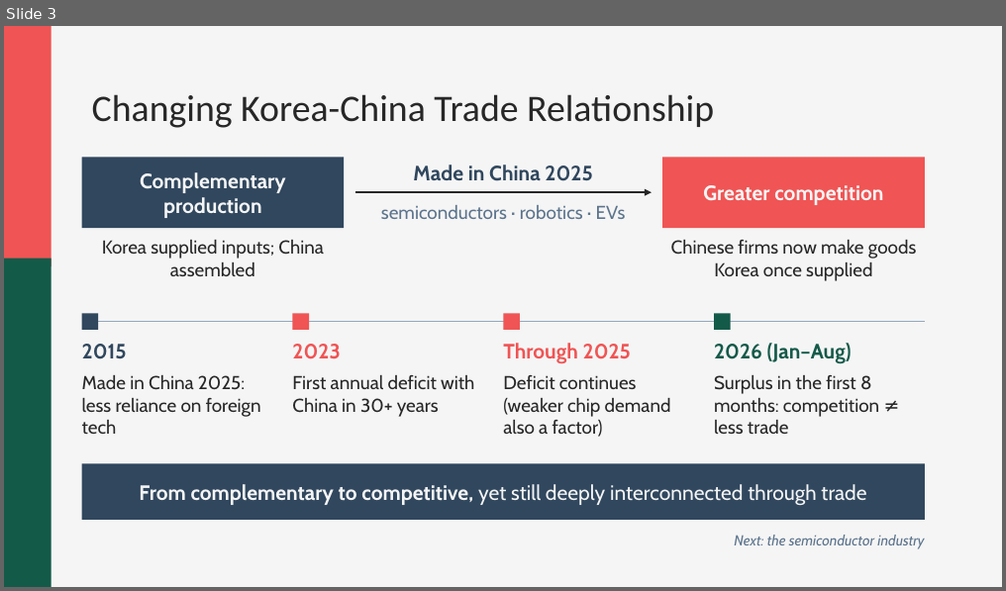
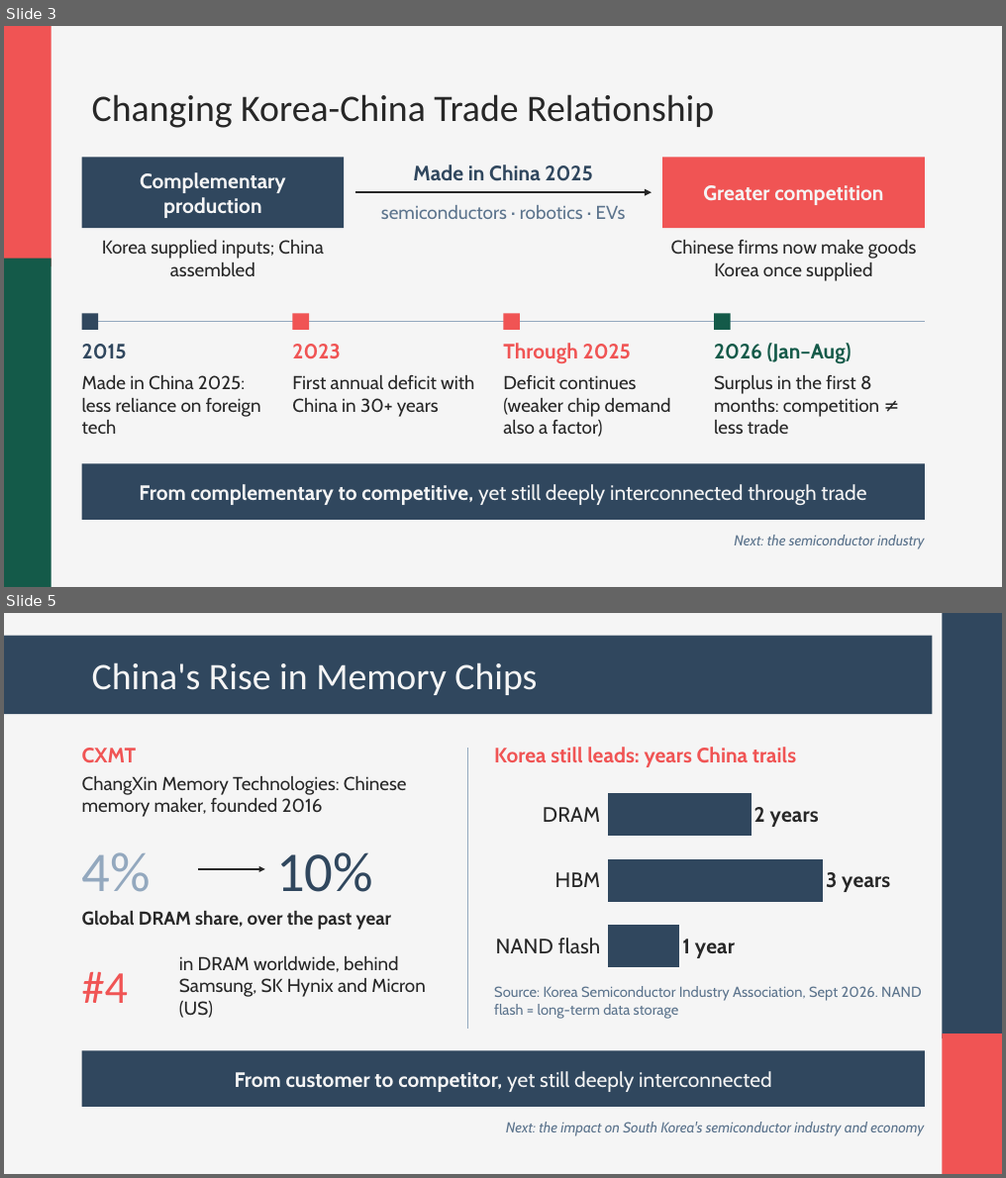
Before and after one commit to andyandrewc21-cyber/owner-repo, a slide deck: korea-china-trade.pptx. Shown one above the other, each under a label of ours: slide 3 before the commit, slides 3 and 5 after it; the slides between them are not shown. The pictures are 1006x591 and 1006x1178 pixels, drawn with LibreOffice and Linux fonts; fonts in the diff are those of the drawing. Boxes give left, top, right and bottom in pixels: in the first picture for what was removed or moved away, otherwise in the second. Text is boxed around its words. In the diff, an @@ line names an element or a change of style, - is before the commit and + after.

```diff
--- a/korea-china-trade.pptx
+++ b/korea-china-trade.pptx
@@ slide 5 added at box(4, 613, 1002, 1174), background #F5F5F5 @@
@@ rectangle added at box(4, 636, 933, 714), fill #30475E @@
@@ rectangle added at box(943, 613, 1002, 1039), fill #30475E @@
@@ title added at box(92, 663, 537, 695), 36 pt, text #F5F5F5 @@
+China's Rise in Memory Chips
@@ text added at box(82, 748, 137, 763), 20 pt, text #F05454, bold @@
+CXMT
@@ line added from (468, 748) to (468, 1029), #93A8BE 0.75 pt @@
@@ text added at box(494, 747, 796, 767), 20 pt, text #F05454, bold @@
+Korea still leads: years China trails
@@ text added at box(82, 776, 407, 817), 18 pt, text #272727 @@
+ChangXin Memory Technologies: Chinese memory maker, founded 2016
@@ bar chart added at box(487, 777, 933, 983) @@
+categories: DRAM, HBM, NAND flash
+Series 1: 2, 3, 1
@@ text added at box(82, 853, 151, 892), 54 pt, text #93A8BE @@
+4%
@@ arrow added from (198, 869) to (265, 869), #272727 1.75 pt @@
@@ text added at box(276, 853, 373, 892), 54 pt, text #30475E @@
+10%
@@ text added at box(82, 911, 392, 930), 18 pt, text #272727, bold @@
+Global DRAM share, over the past year
@@ text added at box(179, 957, 426, 1018), 18 pt, text #272727 @@
+in DRAM worldwide, behind Samsung, SK Hynix and Micron (US)
@@ text added at box(82, 972, 128, 1003), 44 pt, text #F05454 @@
+#4
@@ text added at box(494, 986, 922, 1019), 14 pt, text #5C748D @@
+Source: Korea Semiconductor Industry Association, Sept 2026. NAND flash = long-term data storage
@@ rectangle added at box(82, 1051, 925, 1107), fill #30475E, 20 pt, text #F5F5F5 @@
+From customer to competitor, yet still deeply interconnected
@@ rectangle added at box(943, 1035, 1002, 1174), fill #F05454 @@
@@ text added at box(506, 1122, 924, 1137), 14 pt, text #5C748D, italic @@
+Next: the impact on South Korea's semiconductor industry and economy
```
Also in this commit, not shown: 1 other slide added.
